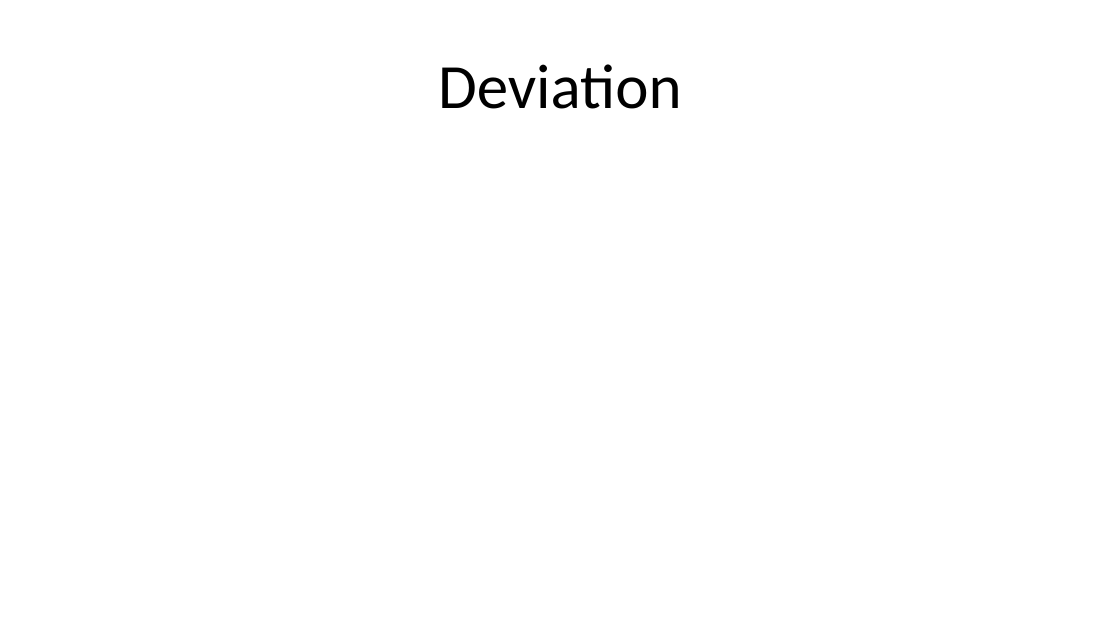
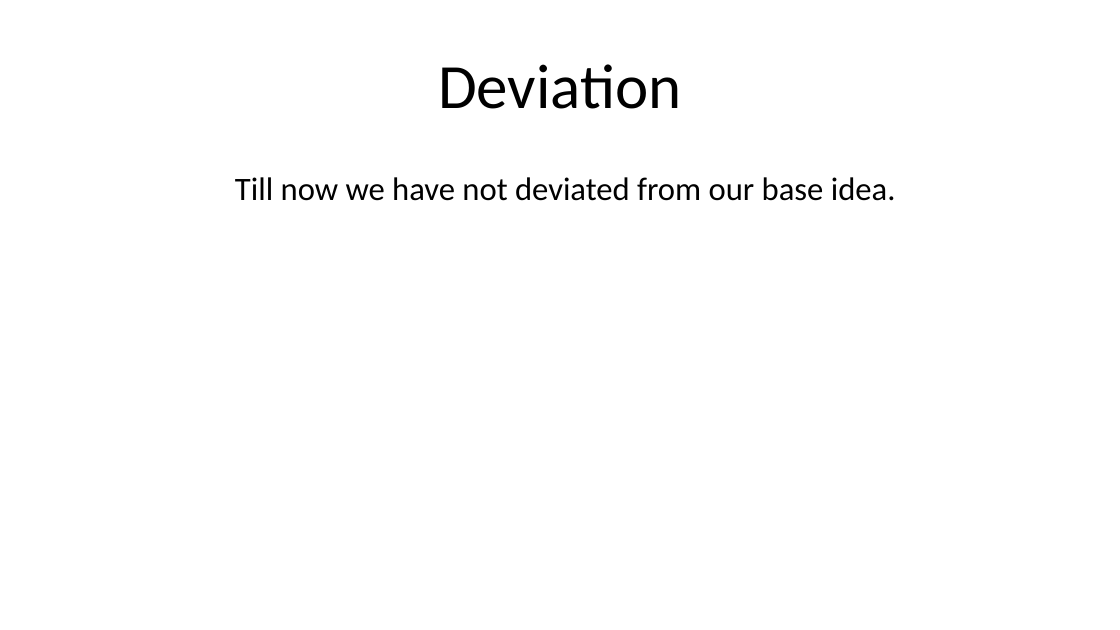
Before and after one commit to Sriram-Karthick-k/final-year-project, a slide deck: slide 14 of final/2nd review/Fake Currency Detection Using Image Processing.pptx. Drawn at 1120x630 pixels with LibreOffice and Linux fonts; fonts in the diff are those of the drawing. Boxes give left, top, right and bottom in pixels: in the first picture for what was removed or moved away, otherwise in the second. Text is boxed around its words. In the diff, an @@ line names an element or a change of style, - is before the commit and + after.

```diff
--- a/final/2nd review/Fake Currency Detection Using Image Processing.pptx
+++ b/final/2nd review/Fake Currency Detection Using Image Processing.pptx
@@ text added at (235, 177, 896, 201), 28 pt, text #000000 @@
+Till now we have not deviated from our base idea.
```
Also in this commit, not shown: 1 other slide changed, 1 other file.
